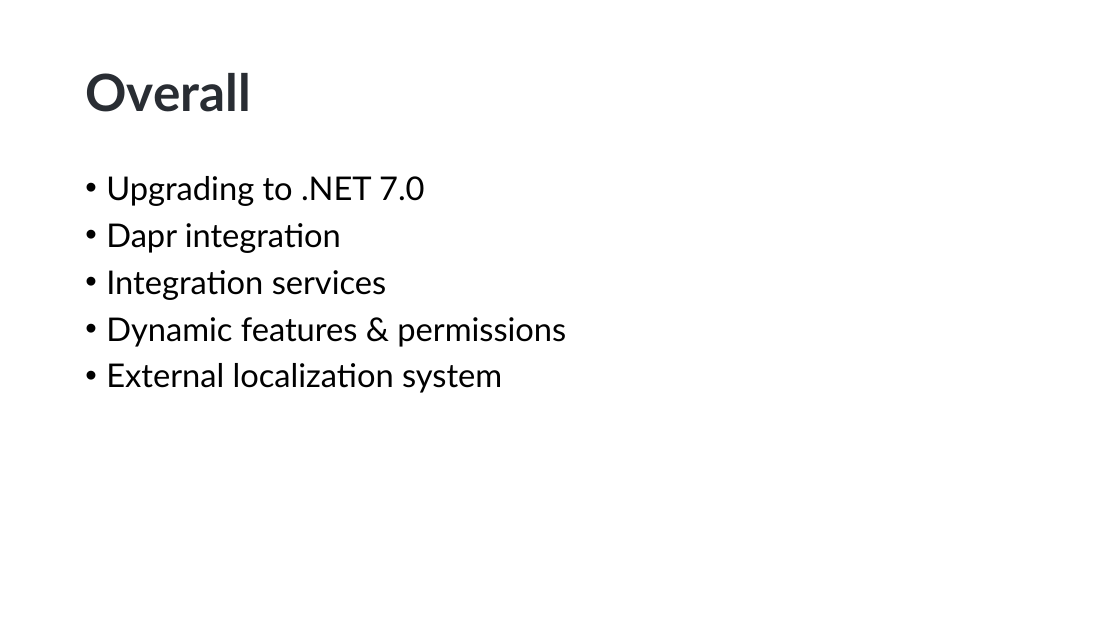
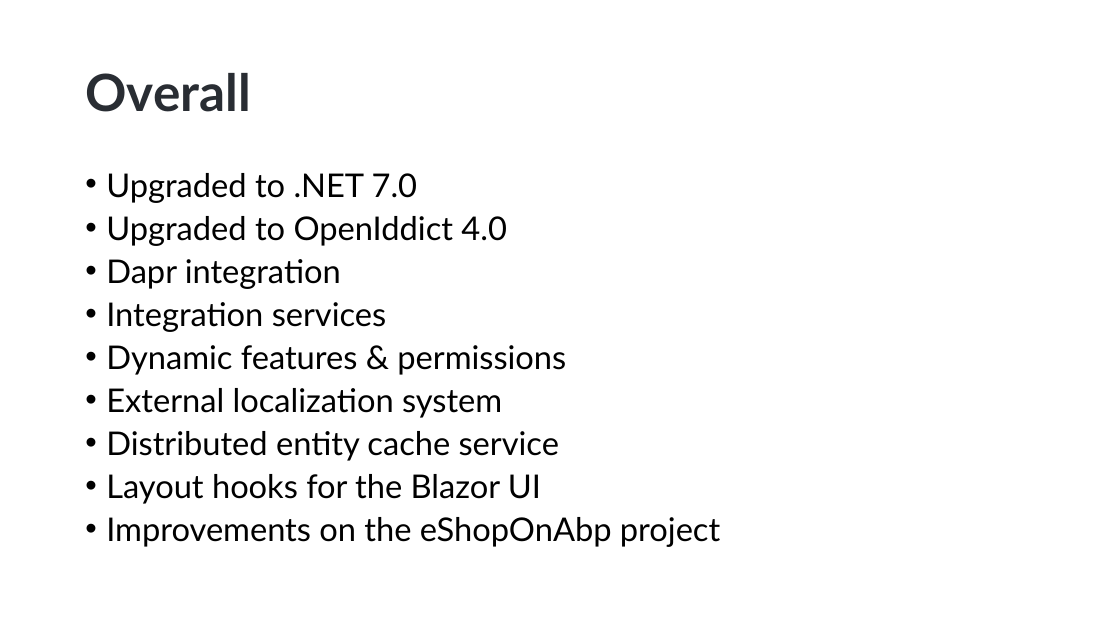
Before and after one commit to hikalkan/presentations, a slide deck: slide 2 of 2022-11-24 ABP Community Talks 2022.9/ABP-7-News.pptx. Drawn at 1120x630 pixels with LibreOffice and Linux fonts; fonts in the diff are those of the drawing; background and template pictures are left out. Boxes give left, top, right and bottom in pixels: in the first picture for what was removed or moved away, otherwise in the second. Text is boxed around its words. In the diff, an @@ line names an element or a change of style, - is before the commit and + after.

```diff
--- a/2022-11-24 ABP Community Talks 2022.9/ABP-7-News.pptx
+++ b/2022-11-24 ABP Community Talks 2022.9/ABP-7-News.pptx
@@ text at <box>106,173,507,246</box>: text changed @@
-• Upgrading to .NET 7.0
+• Upgraded to .NET 7.0
+• Upgraded to OpenIddict 4.0
@@ text at <box>106,259,566,418</box>: line spacing 0.9 to 0.8 @@
@@ text at <box>106,431,720,547</box>: paragraphs added @@
+• Distributed entity cache service
+• Layout hooks for the Blazor UI
+• Improvements on the eShopOnAbp project
```
Also in this commit, not shown: 3 other slides changed, 1 slide added.
